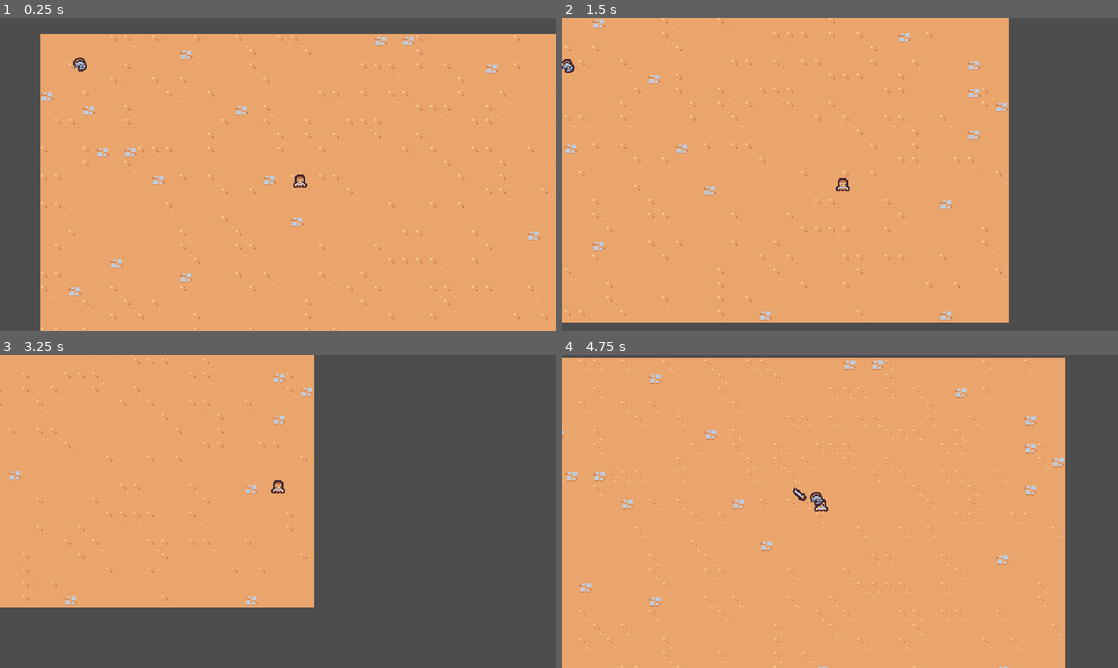
Above: before the commit, frames 1-4 (two rows, left to right).
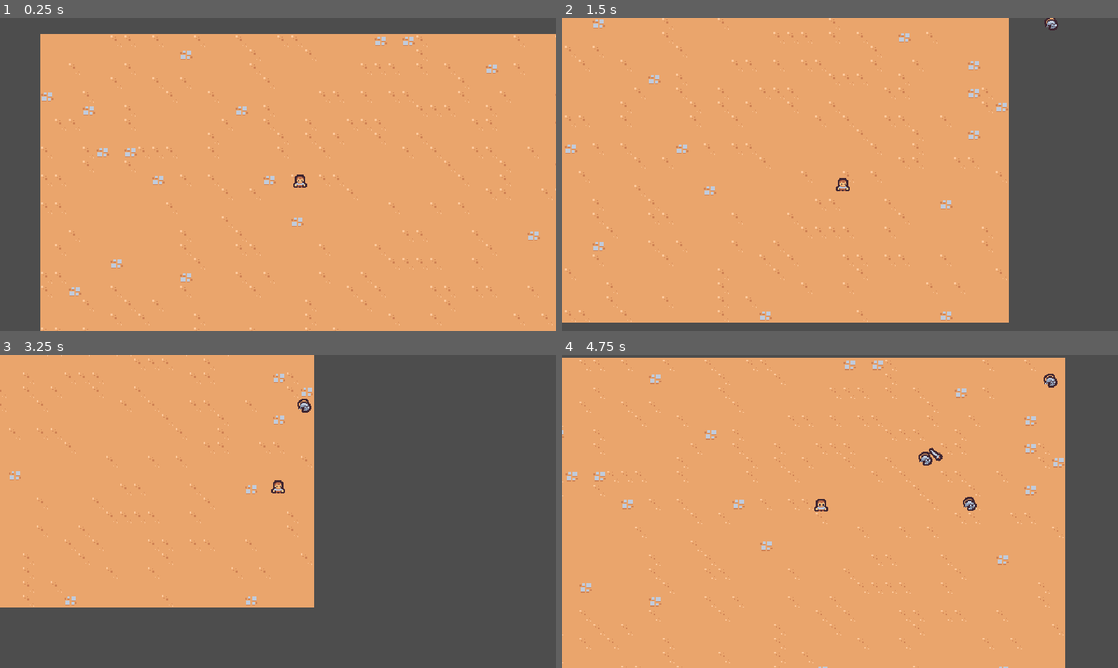
Above: after the commit, the same moments.

Repository: river-zero/FakepireSurvivors
Game: Godot game, scene res://scene/main/main.tscn
The game is run twice, just before and just after one commit, with the same random seed, the same clock (stepped at 60 frames per second) and the same inputs.
Inputs:
- Up to frame 1 (0.25 s): no input
- Up to frame 2 (1.5 s): hold D (move_right) 0.53-1.28 s; hold S (move_down) from 1.28 s (still down)
- Up to frame 3 (3.25 s): release S (move_down) at 2.03 s; hold D (move_right) 2.03-2.78 s; hold W (move_up) from 2.78 s (still down)
- Up to frame 4 (4.75 s): release W (move_up) at 3.53 s; hold A (move_left) from 3.53 s (still down)

The runs differ from the first frame. In frame 1, less than 0.1% of the frame differs, in the area x 13-16%, y 12-18%; in frame 2, 0.2%; in frame 3, less than 0.1%; in frame 4, 0.4%, in the area x 41-90%, y 6-50%.

Commit message:
추가: 적 스폰

Diff:
--- a/project.godot
+++ b/project.godot
@@ -14,6 +14,10 @@
 run/main_scene="res://scene/main/main.tscn"
 config/features=PackedStringArray("4.2", "Forward Plus")
 config/icon="res://icon.svg"
+
+[debug]
+
+gdscript/warnings/unused_parameter=0
 
 [display]
 
@@ -55,3 +59,4 @@
 [rendering]
 
 textures/canvas_textures/default_texture_filter=0
+2d/snap/snap_2d_transforms_to_pixel=true
--- a/scene/basic_enemy/basic_enemy.gd
+++ b/scene/basic_enemy/basic_enemy.gd
@@ -5,7 +5,7 @@
 func _ready():
 	$Area2D.area_entered.connect(on_area_entered)
 
-func _process(_delta):
+func _process(delta):
 	var direction = get_direction_to_player()
 	velocity = direction * MAX_SPEED
 	move_and_slide()
--- a/scene/main/main.tscn
+++ b/scene/main/main.tscn
@@ -1,11 +1,13 @@
 [gd_scene load_steps=5 format=3 uid="uid://b0axn6ns6s7qk"]
 
+[ext_resource type="PackedScene" uid="uid://djcf6y67jnnv4" path="res://scene/manager/enemy_manager.tscn" id="1_3m10a"]
 [ext_resource type="TileSet" uid="uid://bn0ry303fiwis" path="res://resource/tileset.tres" id="1_4ht4l"]
 [ext_resource type="PackedScene" uid="uid://dx74shwcvpu82" path="res://scene/player/player.tscn" id="1_8rbib"]
 [ext_resource type="PackedScene" uid="uid://dmohj5ifoxdif" path="res://scene/game_camera/game_camera.tscn" id="1_ca2vl"]
-[ext_resource type="PackedScene" uid="uid://6opkj4grn7va" path="res://scene/basic_enemy/basic_enemy.tscn" id="4_7bm3w"]
 
 [node name="Main" type="Node"]
+
+[node name="EnemyManager" parent="." instance=ExtResource("1_3m10a")]
 
 [node name="GameCamera" parent="." instance=ExtResource("1_ca2vl")]
 
@@ -16,6 +18,3 @@
 
 [node name="Player" parent="." instance=ExtResource("1_8rbib")]
 position = Vector2(299, 177)
-
-[node name="BasicEnemy" parent="." instance=ExtResource("4_7bm3w")]
-position = Vector2(30, 31)
--- /dev/null
+++ b/scene/manager/enemy_manager.gd
@@ -0,0 +1,20 @@
+extends Node
+
+const SPAWN_RADIUS = 375
+
+@export var basic_enemy_scene: PackedScene
+
+func _ready():
+	$Timer.timeout.connect(on_timer_timeout)
+
+func on_timer_timeout():
+	var player = get_tree().get_first_node_in_group("player")
+	if player == null:
+		return
+
+	var random_direction = Vector2.RIGHT.rotated(randf_range(0, TAU))
+	var spawn_position = player.global_position + (random_direction * SPAWN_RADIUS)
+
+	var enemy = basic_enemy_scene.instantiate()
+	get_parent().add_child(enemy)
+	enemy.global_position = spawn_position
--- /dev/null
+++ b/scene/manager/enemy_manager.tscn
@@ -0,0 +1,11 @@
+[gd_scene load_steps=3 format=3 uid="uid://djcf6y67jnnv4"]
+
+[ext_resource type="Script" path="res://scene/manager/enemy_manager.gd" id="1_qppnf"]
+[ext_resource type="PackedScene" uid="uid://6opkj4grn7va" path="res://scene/basic_enemy/basic_enemy.tscn" id="2_5dt7m"]
+
+[node name="EnemyManager" type="Node"]
+script = ExtResource("1_qppnf")
+basic_enemy_scene = ExtResource("2_5dt7m")
+
+[node name="Timer" type="Timer" parent="."]
+autostart = true
--- a/scene/player/player.gd
+++ b/scene/player/player.gd
@@ -5,7 +5,7 @@
 func _ready():
 	pass
 
-func _process(_delta):
+func _process(delta):
 	var movement_vector = get_movement_vector()
 	var direction = movement_vector.normalized()
 	velocity = direction * MAX_SPEED
